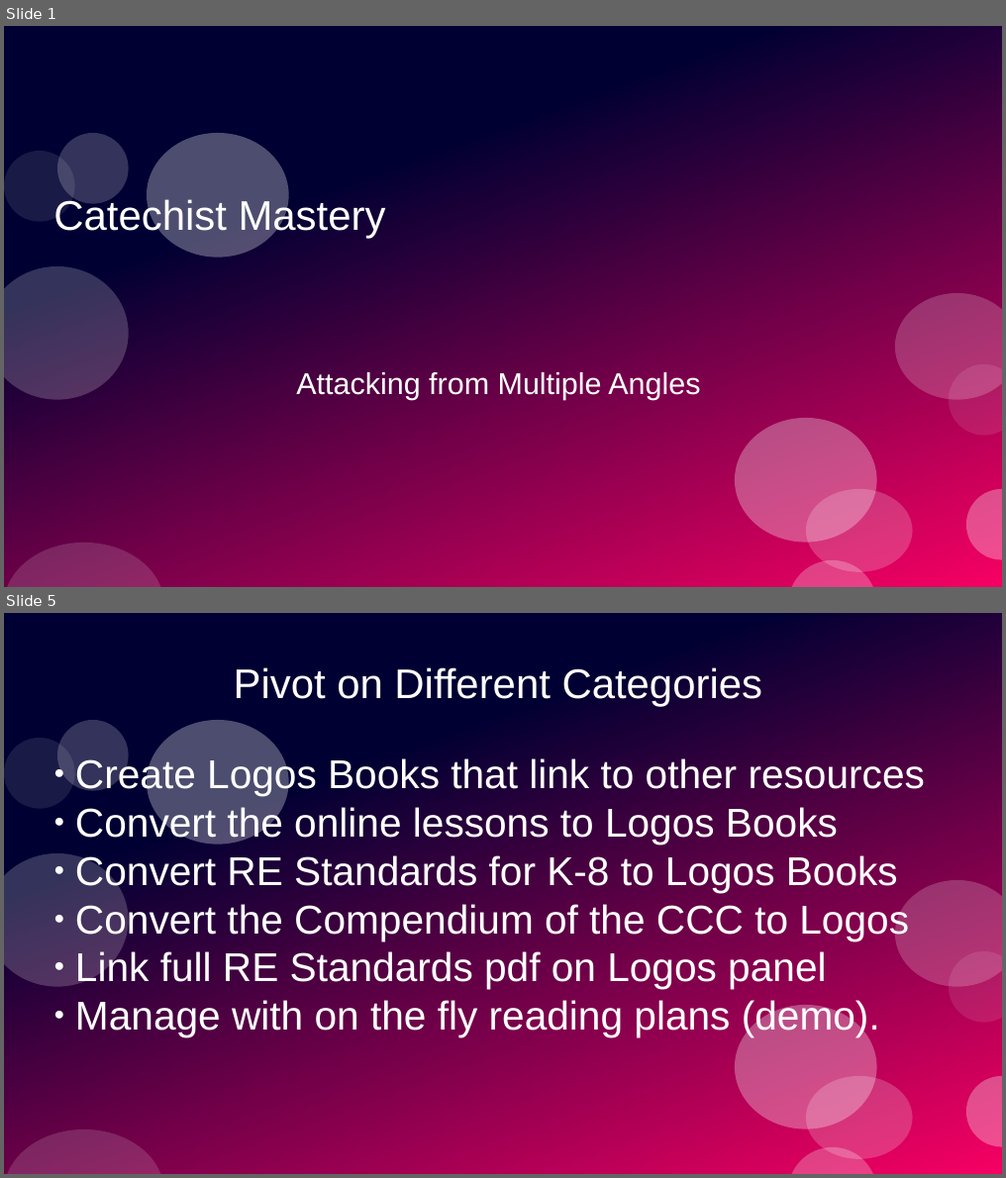
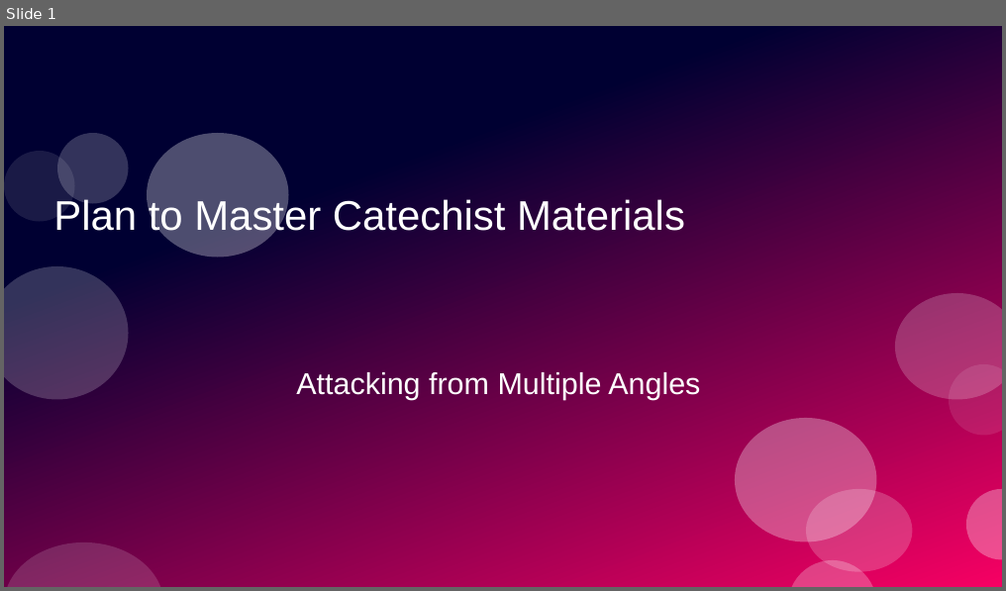
Before and after one commit to stevemac321/Catechist, a slide deck: Mastery.pptx. Shown one above the other, each under a label of ours: slides 1 and 5 before the commit, slide 1 after it; the slides between them are not shown. The pictures are 1006x1178 and 1006x591 pixels, drawn with LibreOffice and Linux fonts; fonts in the diff are those of the drawing. Boxes give left, top, right and bottom in pixels: in the first picture for what was removed or moved away, otherwise in the second. Text is boxed around its words. In the diff, an @@ line names an element or a change of style, - is before the commit and + after.

```diff
--- a/Mastery.pptx
+++ b/Mastery.pptx
@@ slide 5 removed at [4,613,1002,1174], background #FFFFFF; not listed: 12 template elements that a slide beside it also shows @@
@@ title removed at [234,667,763,707] @@
-Pivot on Different Categories
@@ subtitle removed at [75,757,925,1038] @@
-● Create Logos Books that link to other resources
-● Convert the online lessons to Logos Books
-● Convert RE Standards for K-8 to Logos Books
-● Convert the Compendium of the CCC to Logos
-● Link full RE Standards pdf on Logos panel
-● Manage with on the fly reading plans (demo).
@@ slide 1 changed as well @@
@@ title at [54,197,685,239]: text changed @@
-Catechist Mastery
+Plan to Master Catechist Materials
```
Also in this commit, not shown: 4 other slides changed, 3 slides added, 4 other slides removed, 1 other file.
